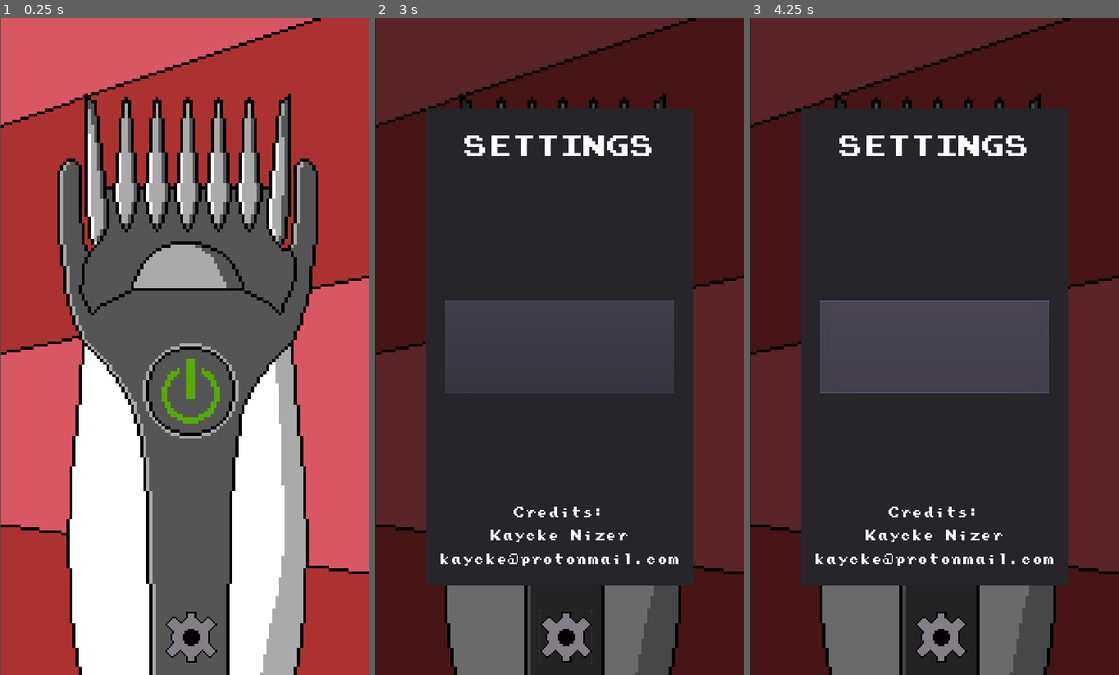
Above: before the commit, frames 1-3 (left to right).
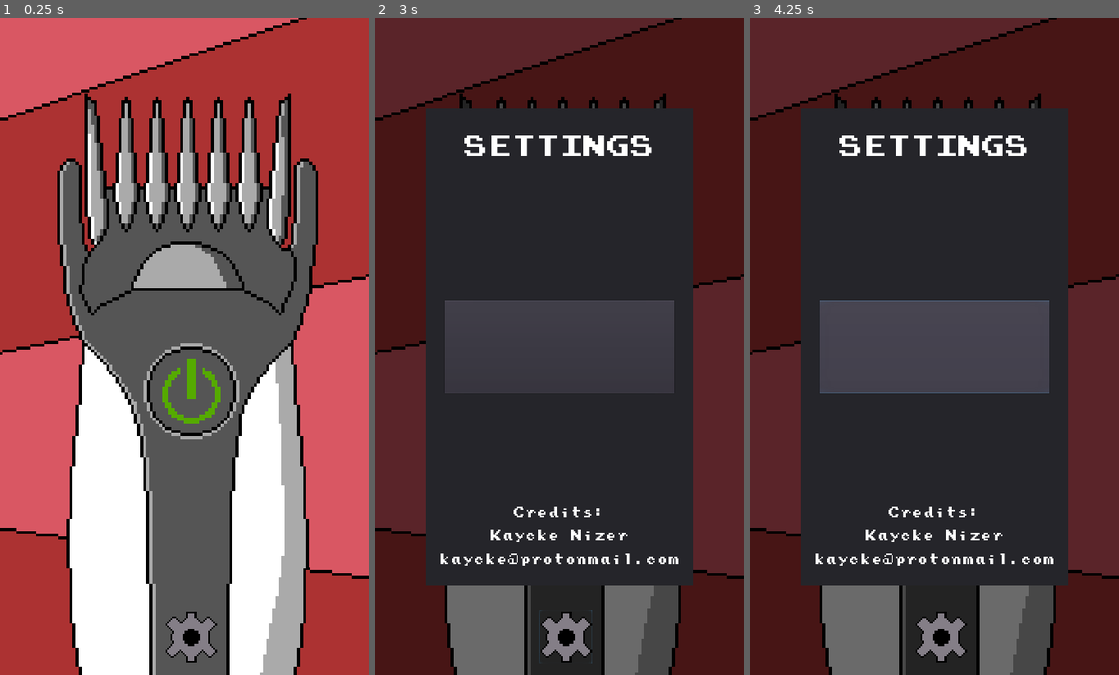
Above: after the commit, the same moments.

Repository: KayckeNizer/Open-virtual-shaver
Game: Godot game, scene res://ActiveApplication.tscn
Same seed, same stepped clock (60 frames per second), same inputs: the game is played once before the commit and once after it.
Inputs (mouse positions are in pixels of both pictures, inside the frame that each line leads up to):
- Up to frame 1 (0.25 s): no input
- Up to frame 2 (3 s): click (566, 392) at 0.52 s; click (566, 392) at 1.27 s; click (566, 392) at 2.02 s; click (566, 635) at 2.75 s
- Up to frame 3 (4.25 s): click (934, 346) at 3.5 s

The runs differ from the first frame. In frame 1, 2.1% of the frame differs, in the area x 0-100%, y 0-100%; in frame 2, 1.2%; in frame 3, 1.2%.

Commit message:
Button changed
Changed main button to touchscreenbutton

Diff:
--- a/ActiveApplication.tscn
+++ b/ActiveApplication.tscn
@@ -60,39 +60,33 @@
 [node name="shaver_scene" type="Node2D"]
 position = Vector2( 539, 968 )
 
-[node name="turn_on_button" type="Button" parent="."]
-margin_left = -102.0
-margin_right = 141.0
-margin_bottom = 244.0
-action_mode = 0
-flat = true
-script = ExtResource( 4 )
-
-[node name="background" type="Sprite" parent="turn_on_button"]
-position = Vector2( 106, -7.5 )
-scale = Vector2( 8, 8 )
+[node name="background" type="Sprite" parent="."]
+position = Vector2( 4, -7.5 )
+scale = Vector2( 8.16296, 8.16296 )
 texture = ExtResource( 1 )
 hframes = 8
 
-[node name="animation_on" type="AnimationPlayer" parent="turn_on_button/background"]
+[node name="animation_on" type="AnimationPlayer" parent="background"]
 anims/RESET = SubResource( 1 )
 anims/turn_off = SubResource( 3 )
 anims/turn_on = SubResource( 2 )
 
-[node name="shaver_body" type="Sprite" parent="turn_on_button"]
-position = Vector2( 99, 77 )
+[node name="shaver_audio" type="AudioStreamPlayer" parent="background"]
+stream = ExtResource( 5 )
+
+[node name="shaver_body" type="Sprite" parent="."]
+position = Vector2( -3, 77 )
 scale = Vector2( 9, 9 )
 texture = ExtResource( 2 )
 
-[node name="shaver_button" type="Sprite" parent="turn_on_button"]
-position = Vector2( 121, 122 )
-scale = Vector2( 9, 9 )
-texture = ExtResource( 3 )
-
-[node name="shaver_audio" type="AudioStreamPlayer" parent="turn_on_button"]
-stream = ExtResource( 5 )
+[node name="TouchScreenButton" type="TouchScreenButton" parent="."]
+position = Vector2( -119, -17 )
+scale = Vector2( 9.03226, 9.03226 )
+normal = ExtResource( 3 )
+script = ExtResource( 4 )
 
 [node name="Settings_Menu" parent="." instance=ExtResource( 7 )]
+visible = false
 anchor_left = 0.5
 anchor_top = 0.5
 anchor_right = 0.5
@@ -122,6 +116,6 @@
 scale = Vector2( 5, 5 )
 texture = ExtResource( 6 )
 
-[connection signal="button_up" from="turn_on_button" to="turn_on_button" method="_on_turn_on_button_button_up"]
-[connection signal="pressed" from="turn_on_button" to="turn_on_button" method="_on_turn_on_button_pressed"]
+[connection signal="pressed" from="TouchScreenButton" to="TouchScreenButton" method="_on_TouchScreenButton_pressed"]
+[connection signal="released" from="TouchScreenButton" to="TouchScreenButton" method="_on_TouchScreenButton_released"]
 [connection signal="pressed" from="Button_Settings" to="Button_Settings" method="_on_Button_Settings_pressed"]
--- a/project.godot
+++ b/project.godot
@@ -12,6 +12,8 @@
 
 config/name="OpenVirtualShaver"
 run/main_scene="res://ActiveApplication.tscn"
+boot_splash/bg_color=Color( 0.803922, 0, 1, 1 )
+config/icon="res://icon.png"
 
 [display]
 
--- a/turn_on.gd
+++ b/turn_on.gd
@@ -1,16 +1,17 @@
-extends Button
+extends TouchScreenButton
 
 func _ready():
-	$background/animation_on.play("turn_off")
+	get_parent().get_node("background/animation_on").play("turn_off")
 
-func _on_turn_on_button_pressed():
-	$shaver_audio.play()
+func _on_TouchScreenButton_pressed():
+	get_parent().get_node("background/shaver_audio").play()
 	print("Button pressed")
-	$background/animation_on.play("turn_on")
+	get_parent().get_node("background/animation_on").play("turn_on")
 
-	Input.vibrate_handheld()
+	Input.vibrate_handheld(500)
 
-func _on_turn_on_button_button_up():
-	$shaver_audio.stop()
+
+func _on_TouchScreenButton_released():
+	get_parent().get_node("background/shaver_audio").stop()
 	print("Button released")
-	$background/animation_on.play("turn_off")
+	get_parent().get_node("background/animation_on").play("turn_off")
